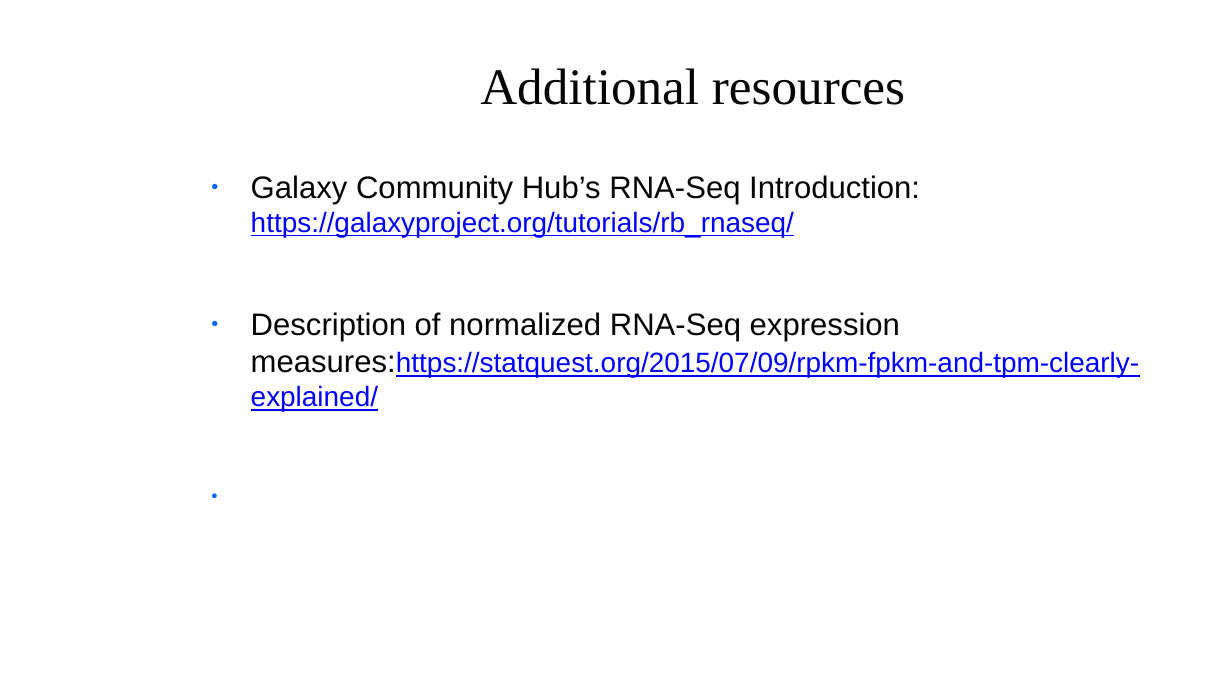
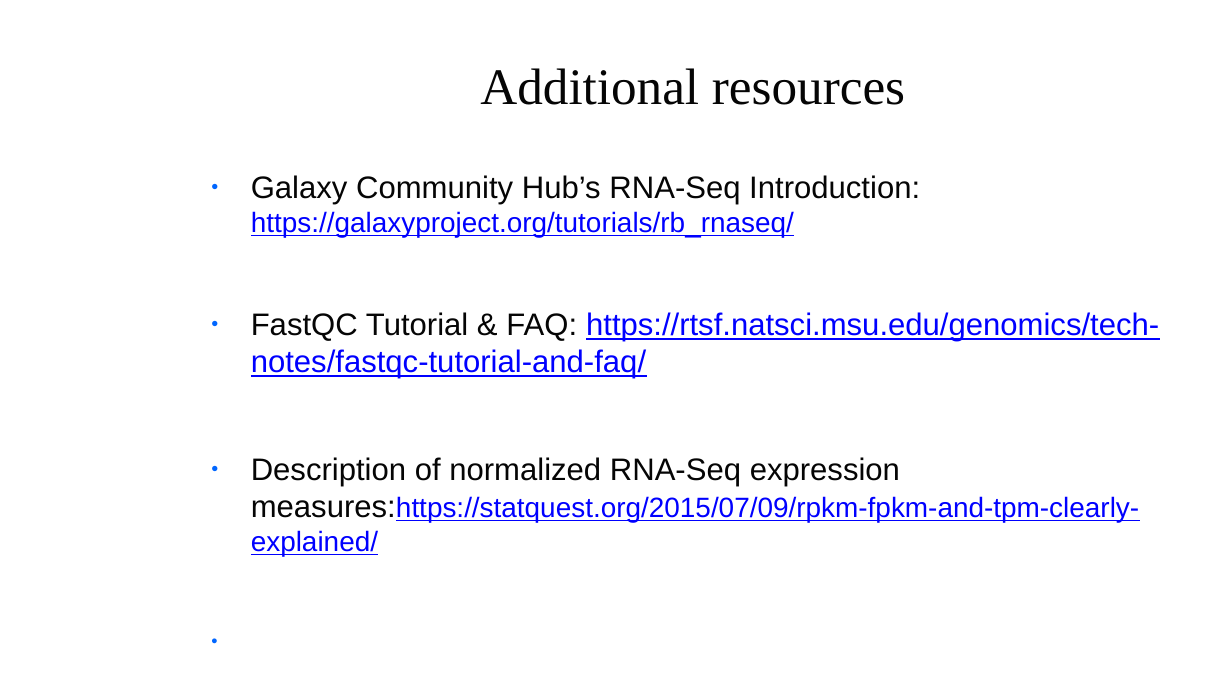
Before and after one commit to dataforager/DSA2019-bioinf_tutorial, a slide deck: slide 15 of FunBioinf-Tutorial-DSA2019-v1.pptx. Drawn at 1232x693 pixels with LibreOffice and Linux fonts; fonts in the diff are those of the drawing; background and template pictures are left out. Boxes give left, top, right and bottom in pixels: in the first picture for what was removed or moved away, otherwise in the second. Text is boxed around its words. In the diff, an @@ line names an element or a change of style, - is before the commit and + after.

Commit message:
Update tutorial slides...

```diff
--- a/FunBioinf-Tutorial-DSA2019-v1.pptx
+++ b/FunBioinf-Tutorial-DSA2019-v1.pptx
@@ text at (x1=251, y1=312, x2=1159, y2=379): paragraph added @@
+● FastQC Tutorial & FAQ: https://rtsf.natsci.msu.edu/genomics/tech-notes/fastqc-tutorial-and-faq/
```
Also in this commit, not shown: 9 other slides changed, 1 other file.
